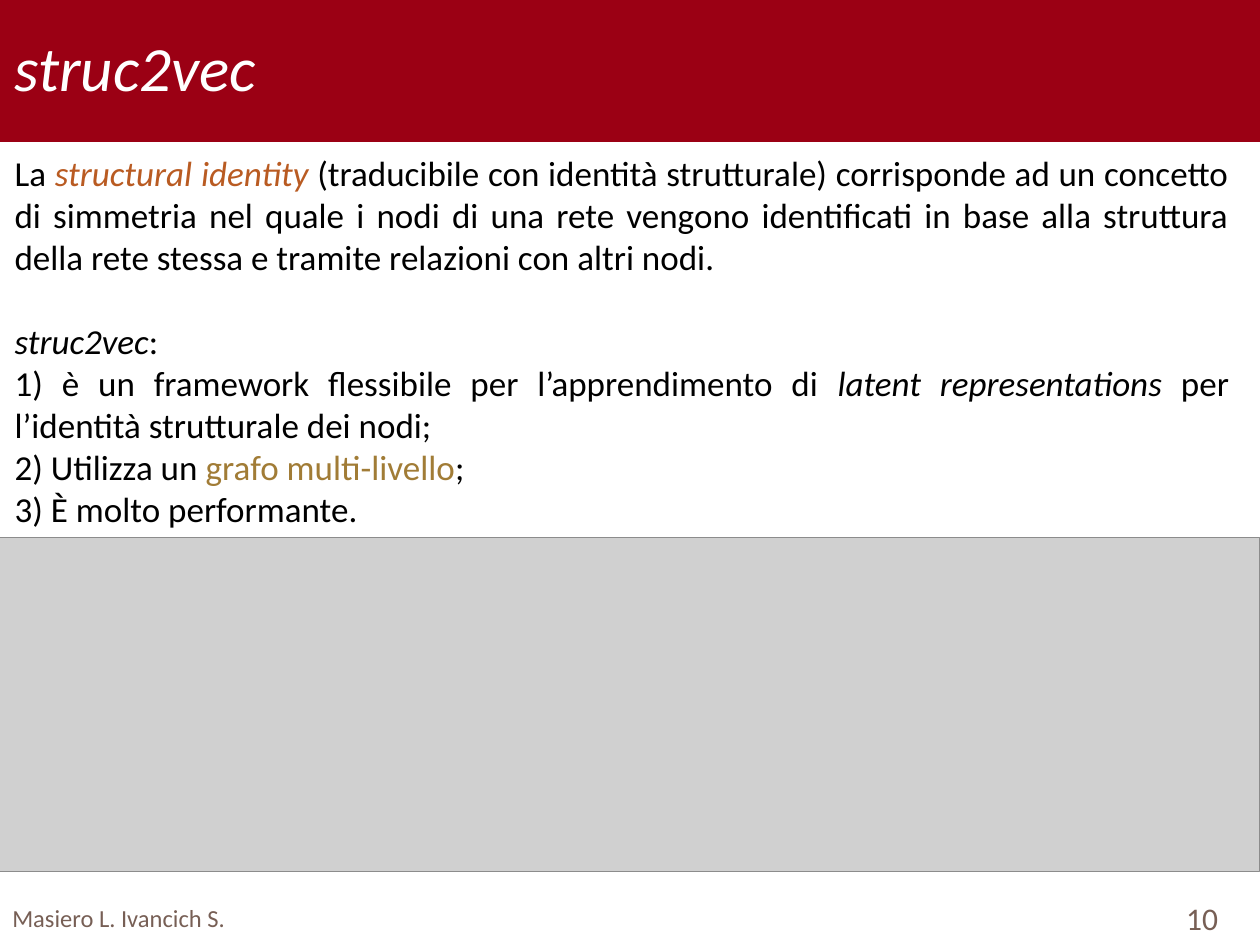
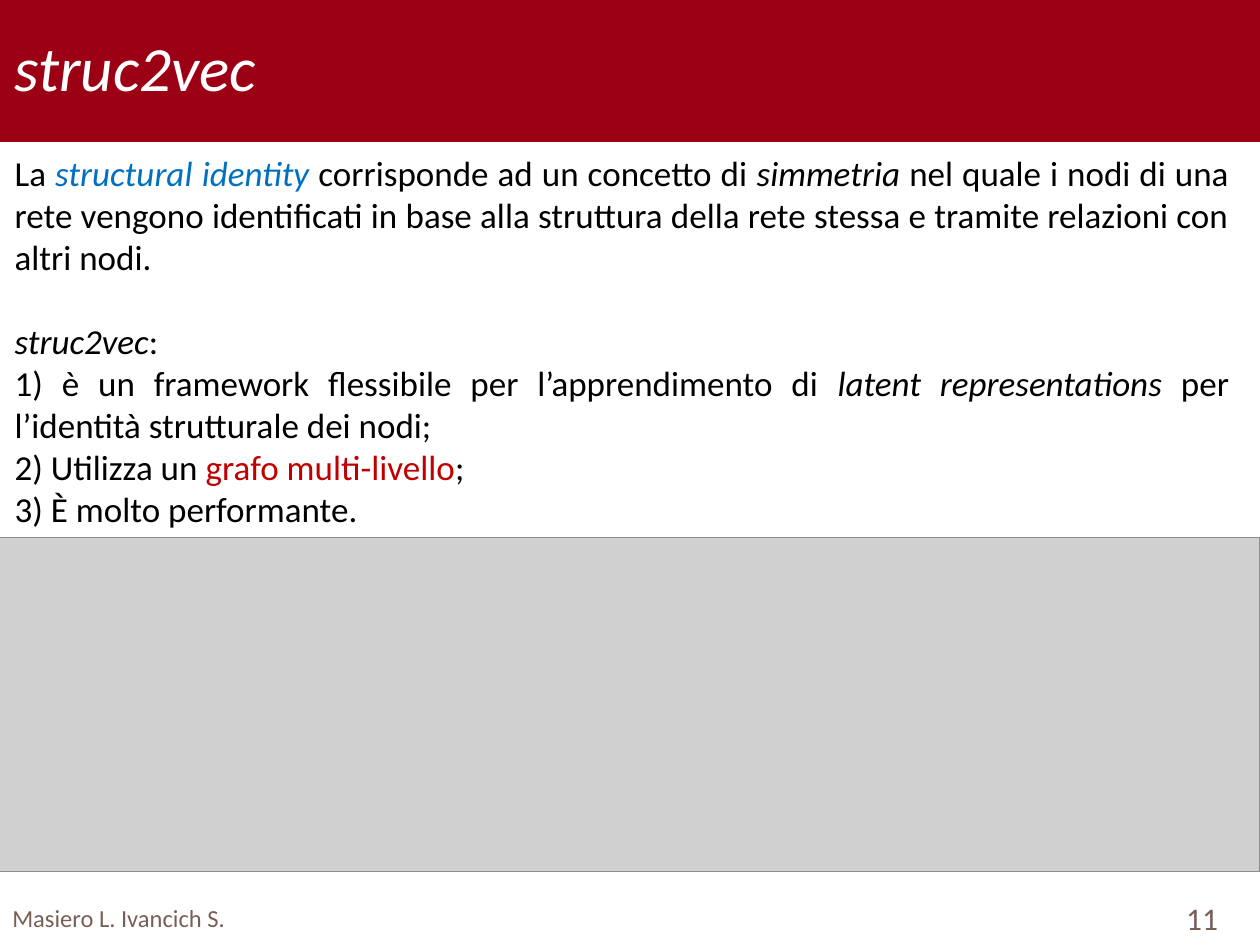
Before and after one commit to TyllanDrake/NetworkAlignment, a slide deck: slide 11 of Presentation/Presentation.pptx (slide 10 before the commit). Drawn at 1260x945 pixels with LibreOffice and Linux fonts; fonts in the diff are those of the drawing; grey boxes stand for pictures; background and template pictures are left out. Boxes give left, top, right and bottom in pixels: in the first picture for what was removed or moved away, otherwise in the second. Text is boxed around its words. In the diff, an @@ line names an element or a change of style, - is before the commit and + after.

```diff
--- a/Presentation/Presentation.pptx
+++ b/Presentation/Presentation.pptx
@@ text at (15,161,1229,271): text changed @@
-La structural identity (traducibile con identità strutturale) corrisponde ad un concetto di simmetria nel quale i nodi di una rete vengono identificati in base alla struttura della rete stessa e tramite relazioni con altri nodi.
+La structural identity corrisponde ad un concetto di simmetria nel quale i nodi di una rete vengono identificati in base alla struttura della rete stessa e tramite relazioni con altri nodi.
@@ text at (15,454,465,486): text colour #A17C36 to #C00000 in "grafo multi-livello;" @@
@@ page number at (1186,909,1218,930): text changed @@
-10
+11
```
Also in this commit, not shown: 9 other slides changed, 1 slide added.
